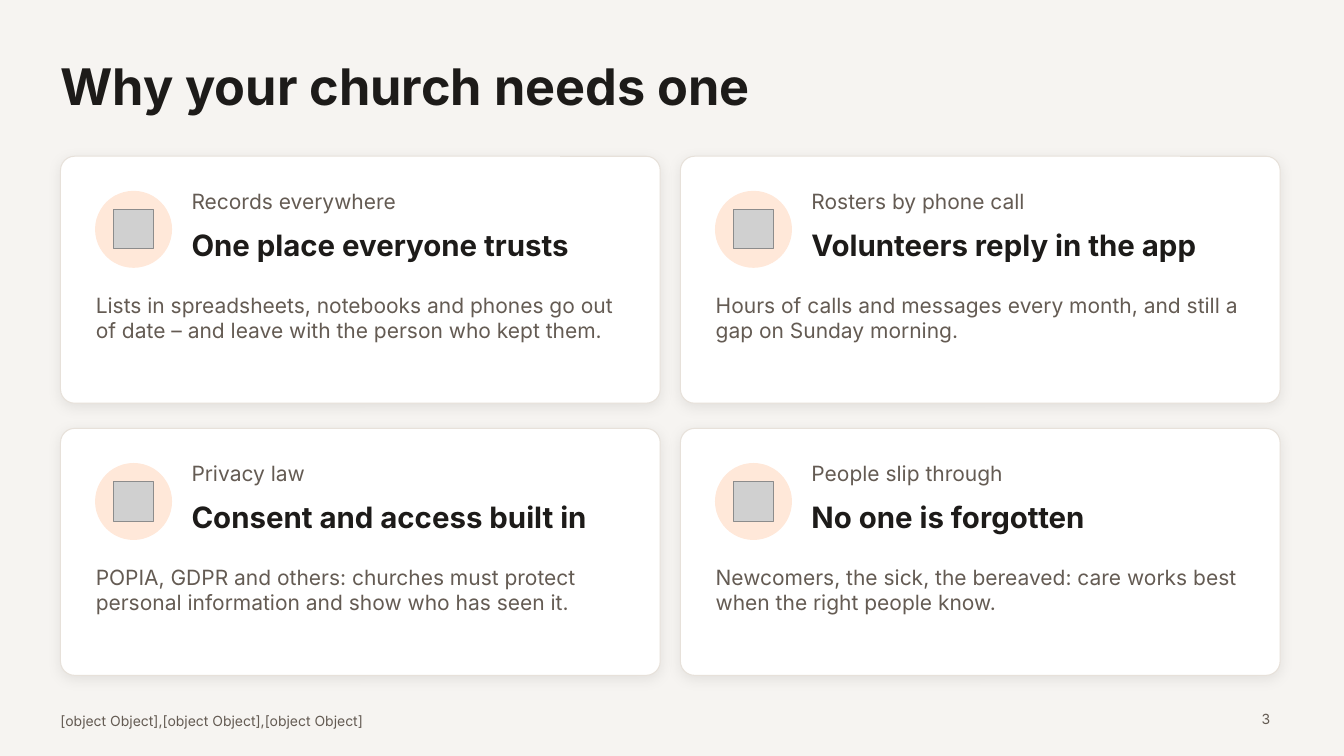
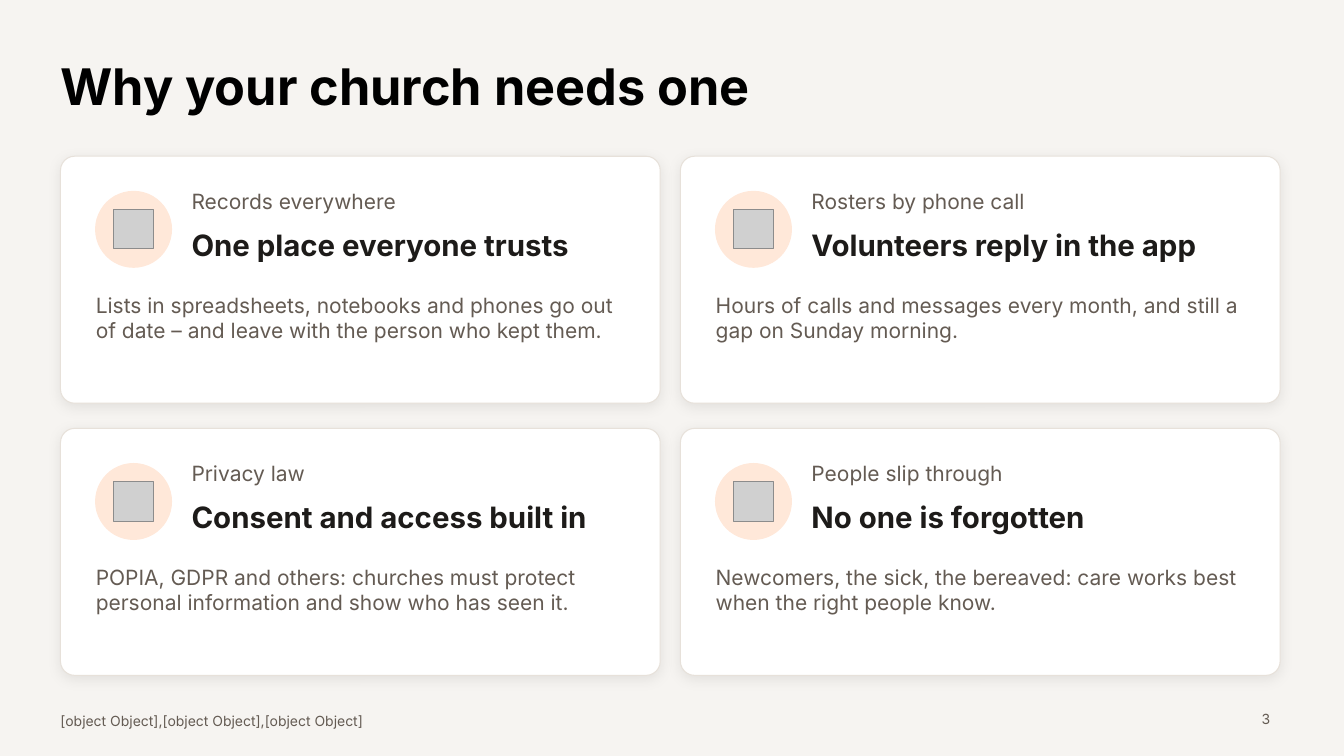
Before and after one commit to pian1966/church-hub, a slide deck: slide 3 of docs/presentation/church-and-trellis-presentation.pptx. Drawn at 1344x756 pixels with LibreOffice and Linux fonts; fonts in the diff are those of the drawing; grey boxes stand for pictures. Boxes give left, top, right and bottom in pixels: in the first picture for what was removed or moved away, otherwise in the second. Text is boxed around its words. In the diff, an @@ line names an element or a change of style, - is before the commit and + after.

```diff
--- a/docs/presentation/church-and-trellis-presentation.pptx
+++ b/docs/presentation/church-and-trellis-presentation.pptx
@@ title "Why your church needs one" at (x1=60, y1=68, x2=749, y2=116): text colour #1D1B19 to #000000 @@
```
Also in this commit, not shown: 15 other slides changed, 36 other files.
